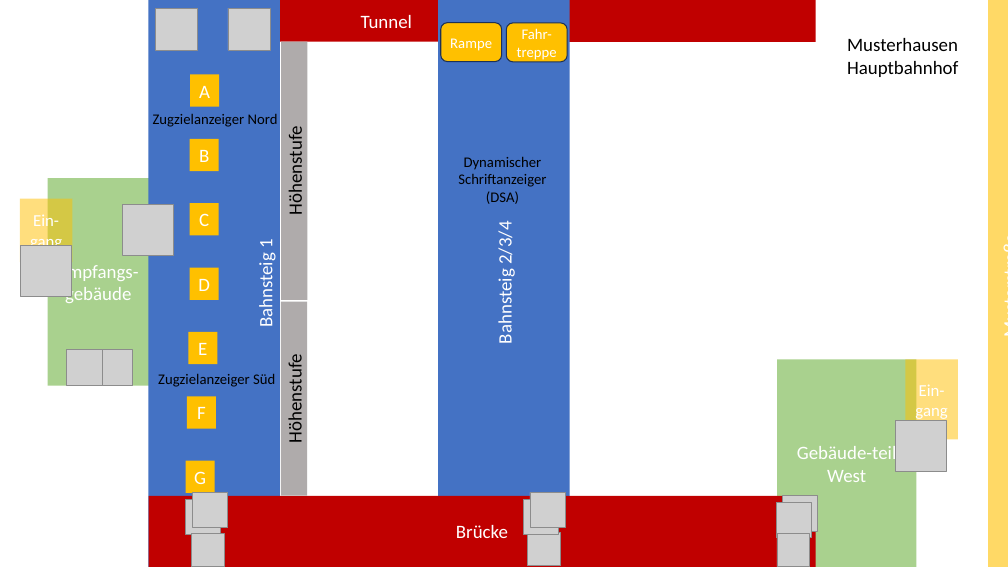
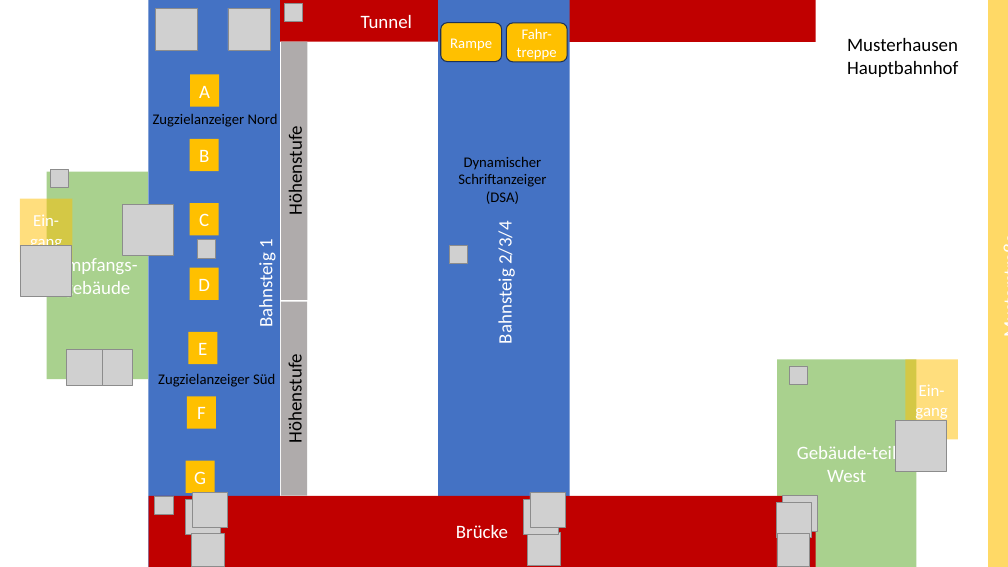
Before and after one commit to dbSuS/netex-draft, a slide deck: slide 1 of examples/standards/tsi_prm/Musterhausen_Lageplan.pptx. Drawn at 1008x567 pixels with LibreOffice and Linux fonts; fonts in the diff are those of the drawing; grey boxes stand for pictures. Boxes give left, top, right and bottom in pixels: in the first picture for what was removed or moved away, otherwise in the second. Text is boxed around its words. In the diff, an @@ line names an element or a change of style, - is before the commit and + after.

```diff
--- a/examples/standards/tsi_prm/Musterhausen_Lageplan.pptx
+++ b/examples/standards/tsi_prm/Musterhausen_Lageplan.pptx
@@ picture added at bbox=[284, 4, 302, 22] @@
@@ rectangle "Empfangs-gebäude": place and size @@
-rectangle "Empfangs-gebäude" at bbox=[48, 178, 149, 386]
+rectangle "Empfangs-gebäude" at bbox=[47, 172, 148, 380]
@@ picture added at bbox=[51, 169, 69, 188] @@
@@ picture added at bbox=[197, 240, 216, 258] @@
@@ picture added at bbox=[449, 246, 467, 264] @@
@@ picture added at bbox=[789, 366, 808, 384] @@
@@ picture added at bbox=[155, 496, 173, 514] @@
```
Also in this commit, not shown: 1 other file.
